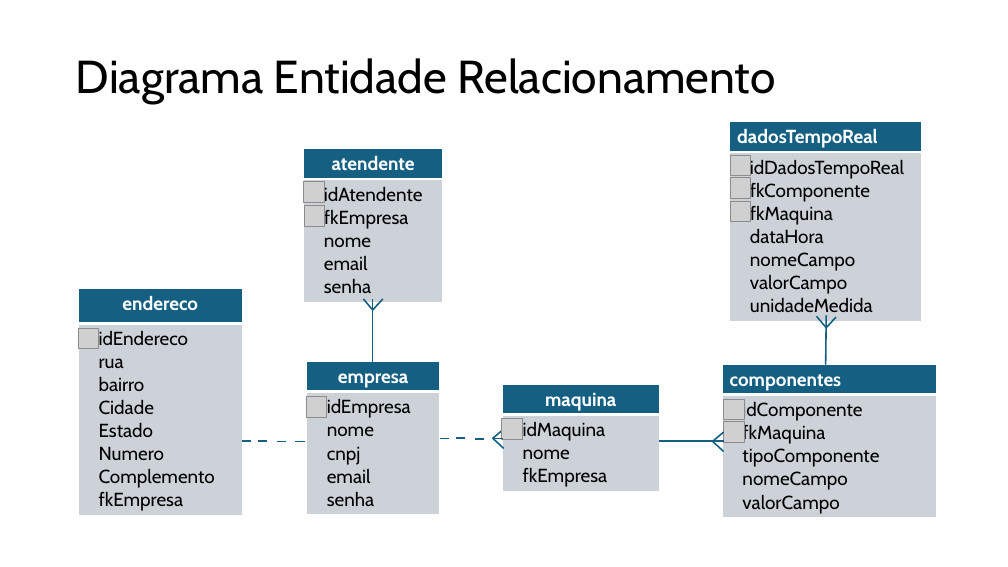
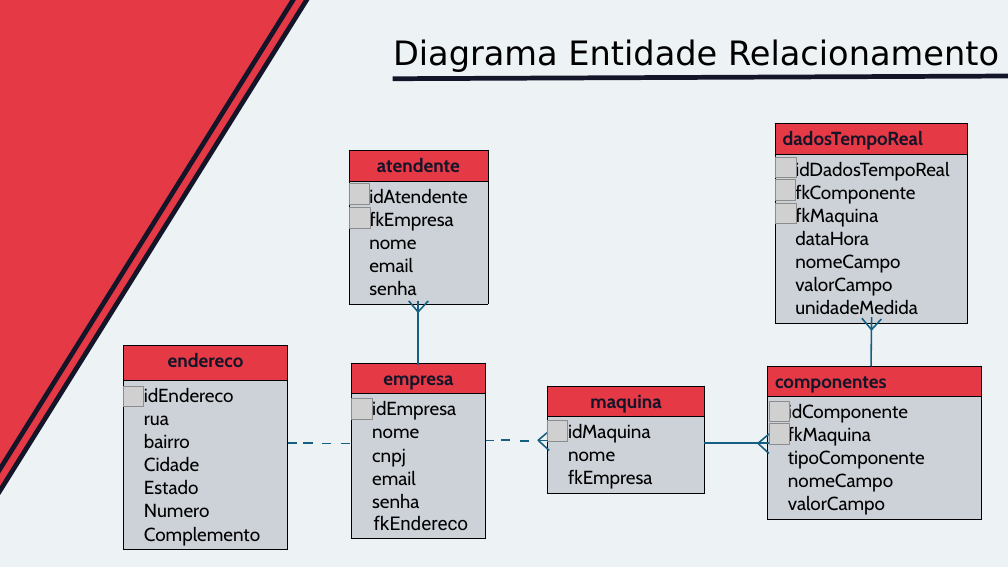
Before and after one commit to Grupo3-PI-2adsC/Documentos, a slide deck: slide 6 of Slides_NetMed_Sprint2.pptx (slide 4 before the commit). Drawn at 1008x567 pixels with LibreOffice and Linux fonts; fonts in the diff are those of the drawing; grey boxes stand for pictures. Boxes give left, top, right and bottom in pixels: in the first picture for what was removed or moved away, otherwise in the second. Text is boxed around its words. In the diff, an @@ line names an element or a change of style, - is before the commit and + after.

```diff
--- a/Slides_NetMed_Sprint2.pptx
+++ b/Slides_NetMed_Sprint2.pptx
@@ background #FFFFFF to #EDF2F4 @@
@@ rectangle added at [0, 0, 315, 509], fill #E63946, outline #151529 4.5 pt @@
@@ rectangle added at [0, 0, 306, 502], fill #E63946, outline #151529 4.5 pt @@
@@ title "Diagrama Entidade Relacionamento": place and size @@
-title "Diagrama Entidade Relacionamento" at [76, 58, 775, 104]
+title "Diagrama Entidade Relacionamento" at [393, 39, 999, 72]
@@ title "Diagrama Entidade Relacionamento" at [393, 39, 999, 72]: size 44 to 32 pt, font Cabin to DejaVu Sans @@
@@ line added from (392, 79) to (1008, 76), #151529 4.5 pt @@
@@ table at [775, 123, 967, 323] @@
@@ fill #156082 to #E63946 in row 1, column 1 @@
@@ text colour #FFFFFF to #151529 in "dadosTempoReal" @@
@@ borders changed @@
@@ table at [349, 150, 488, 302] @@
@@ fill #156082 to #E63946 in row 1, column 1 @@
@@ text colour #FFFFFF to #151529 in "atendente" @@
@@ borders changed @@
@@ picture: place and size @@
-picture at [304, 181, 324, 202]
+picture at [349, 184, 370, 204]
@@ line moved from (826, 364) - (827, 315) to (871, 367) - (872, 318) @@
@@ table at [124, 346, 288, 550] @@
-row 2, column 1: idEndereco / rua / bairro / Cidade / Estado / Numero / Complemento / fkEmpresa
+row 2, column 1: idEndereco / rua / bairro / Cidade / Estado / Numero / Complemento
@@ fill #156082 to #E63946 in row 1, column 1 @@
@@ text colour #FFFFFF to #151529 in "endereco" @@
@@ borders changed @@
@@ table: place and size @@
-table at [79, 289, 243, 515]
+table at [124, 346, 288, 550]
@@ picture: place and size @@
-picture at [78, 328, 98, 349]
+picture at [123, 386, 144, 407]
@@ table at [352, 363, 485, 537] @@
-row 2, column 1: idEmpresa / nome / cnpj / email / senha
+row 2, column 1: idEmpresa / nome / cnpj / email / senha / fkEndereco
@@ fill #156082 to #E63946 in row 1, column 1 @@
@@ text colour #FFFFFF to #151529 in "empresa" @@
@@ borders changed @@
@@ table: place and size @@
-table at [306, 361, 439, 513]
+table at [352, 363, 485, 537]
@@ table at [548, 386, 705, 493] @@
@@ fill #156082 to #E63946 in row 1, column 1 @@
@@ text colour #FFFFFF to #151529 in "maquina" @@
@@ borders changed @@
@@ table at [768, 366, 982, 519] @@
@@ fill #156082 to #E63946 in row 1, column 1 @@
@@ text colour #FFFFFF to #151529 in "componentes" @@
@@ borders changed @@
@@ 18 lines, 8 pictures, 4 tables: place and size @@
-18 lines, 8 pictures, 4 tables at [243, 122, 936, 518]
+18 lines, 8 pictures, 4 tables at [288, 123, 982, 519]
```
Also in this commit, not shown: 2 other slides changed, 7 slides added, 1 slide removed.
